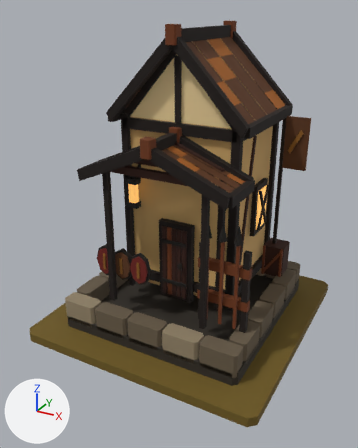
Two versions of the glTF model art/armory_t6/armory_t6.glb, one commit apart.
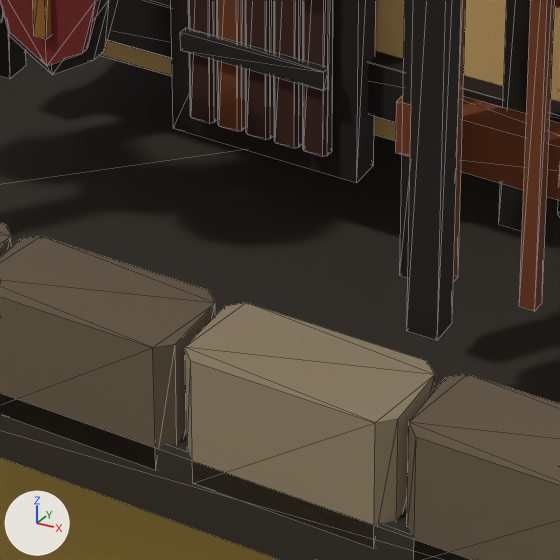
Each version appears first whole from a camera (50 mm lens) standing at (1.13, -2.18, 1.64) and looking at (-0.02, -0.1, 0.6), and next in a close-up on the part from 37% to 63% of the width and 61% to 82% of the height. The lights are fixed; the arrows at lower left show +X, +Y and +Z. The older version's two pictures come first. The close-ups show mesh edges as thin lines.

Objects in the first close-up: 'MMR | armory | T06 Architecture.001', 'MMR | armory | Tier 06 Ground.001'.
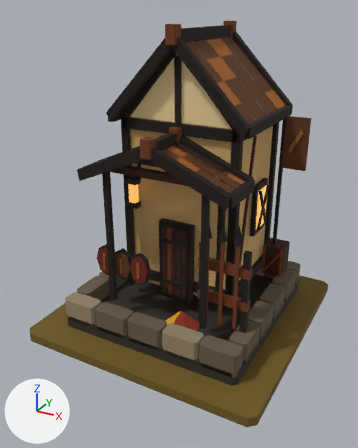
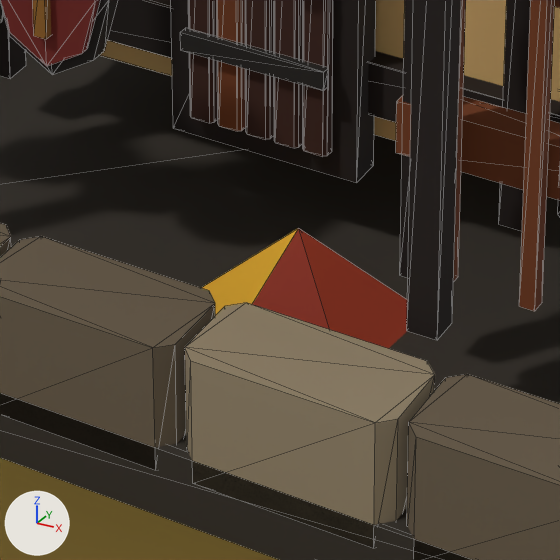
Location of each change, [x1, y1, x2, y2] in pixels of the close-ups (560 x 560 px):
```json
{"object": "MMR | armory | T06 Autumn Dressing.001", "change": "added", "after": [202, 228, 407, 349]}
```

The change, as JSON lines over the scene's bpy script:
```json
{"op": "add", "block": "me_mmr___armory___t06_autumn_dressing_001", "code": ["me_mmr___armory___t06_autumn_dressing_001 = bpy.data.meshes.new('MMR | armory | T06 Autumn Dressing.001')", "me_mmr___armory___t06_autumn_dressing_001.from_pydata(...)  # 6 vertices, 5 faces; spans x -0.004..0.198, y -0.4..-0.178, z 0.062..0.162", "me_mmr___armory___t06_autumn_dressing_001.materials.append(mat_mmr___shared_palette_atlas)  # picture img_mmr_shared_color_palette_64"]}
{"op": "add", "block": "ob_mmr___armory___t06_autumn_dressing_001", "code": ["ob_mmr___armory___t06_autumn_dressing_001 = bpy.data.objects.new('MMR | armory | T06 Autumn Dressing.001', me_mmr___armory___t06_autumn_dressing_001)", "ob_mmr___armory___t06_autumn_dressing_001.location = (0.0, 0.0, 0.05)"]}
```
